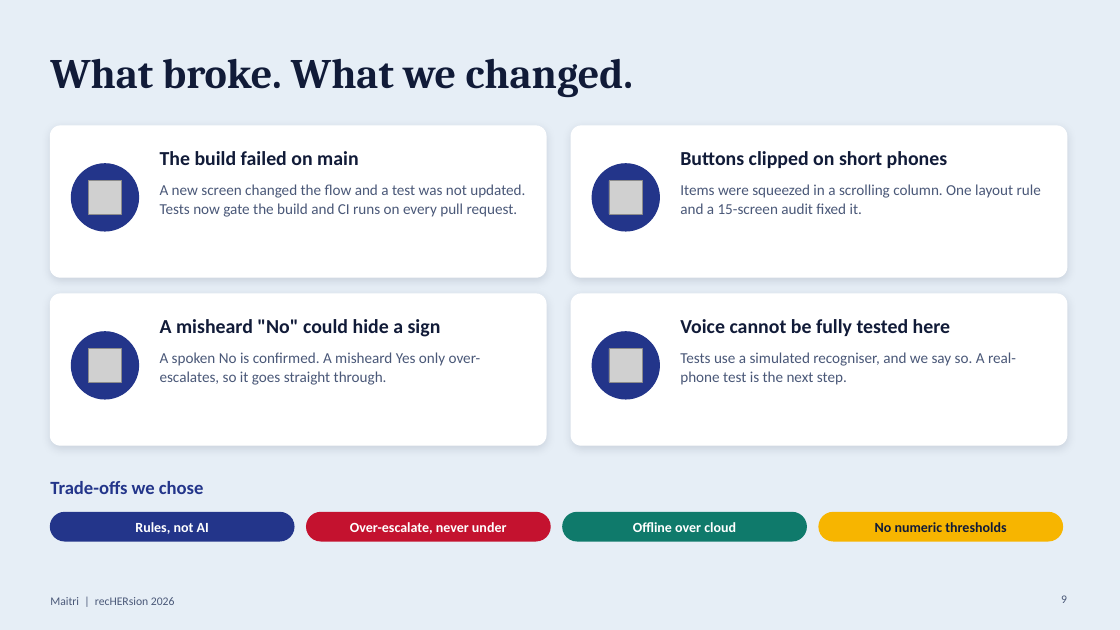
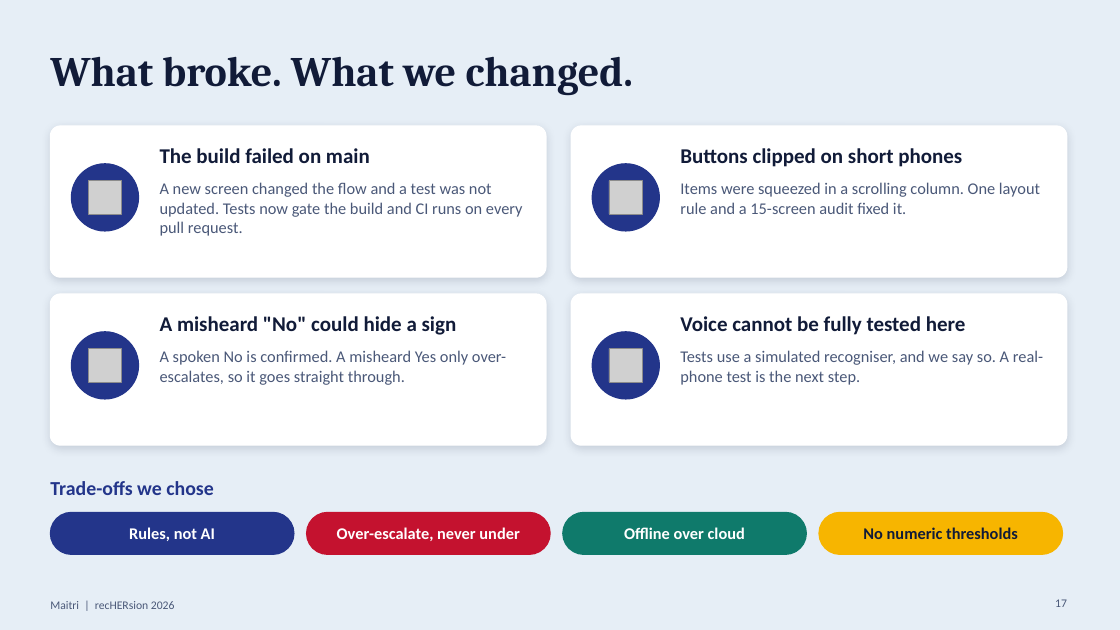
Before and after one commit to aafreenzy/maitri, a slide deck: slide 17 of docs/Maitri-recHERsion-2026-final.pptx (slide 9 before the commit). Drawn at 1120x630 pixels with LibreOffice and Linux fonts; fonts in the diff are those of the drawing; grey boxes stand for pictures. Boxes give left, top, right and bottom in pixels: in the first picture for what was removed or moved away, otherwise in the second. Text is boxed around its words. In the diff, an @@ line names an element or a change of style, - is before the commit and + after.

```diff
--- a/docs/Maitri-recHERsion-2026-final.pptx
+++ b/docs/Maitri-recHERsion-2026-final.pptx
@@ shadow changed in 4 elements at [50,126,546,277], [571,126,1067,277], [50,294,546,445], [571,294,1067,445] @@
@@ size 17 to 18 pt in 4 elements at [160,148,370,163], [680,148,962,167], [160,316,457,335], [680,316,966,335] @@
@@ size 13 to 14 pt in 4 elements at [160,182,523,236], [680,182,1040,214], [160,350,506,385], [680,350,1043,385] @@
@@ text "Trade-offs we chose" at [50,481,214,495]: size 16 to 17 pt @@
@@ rounded rectangle: place and size @@
-rounded rectangle at [50,513,294,541]
+rounded rectangle at [50,513,294,555]
@@ rounded rectangle: place and size @@
-rounded rectangle at [307,513,550,541]
+rounded rectangle at [307,513,550,555]
@@ rounded rectangle: place and size @@
-rounded rectangle at [563,513,807,541]
+rounded rectangle at [563,513,807,555]
@@ size 12 to 14 pt in 4 elements at [129,527,215,541], [337,527,519,541], [624,527,745,539], [863,527,1018,539] @@
@@ rounded rectangle: place and size @@
-rounded rectangle at [819,513,1063,541]
+rounded rectangle at [819,513,1063,555]
@@ text "Maitri | recHERsion 2026": place and size @@
-text "Maitri | recHERsion 2026" at [50,597,175,605]
+text "Maitri | recHERsion 2026" at [50,601,175,609]
@@ page number at [1055,599,1067,607]: text changed @@
-9
+17
```
Also in this commit, not shown: 5 other slides changed, 13 slides added, 4 slides removed, 3 other files.
